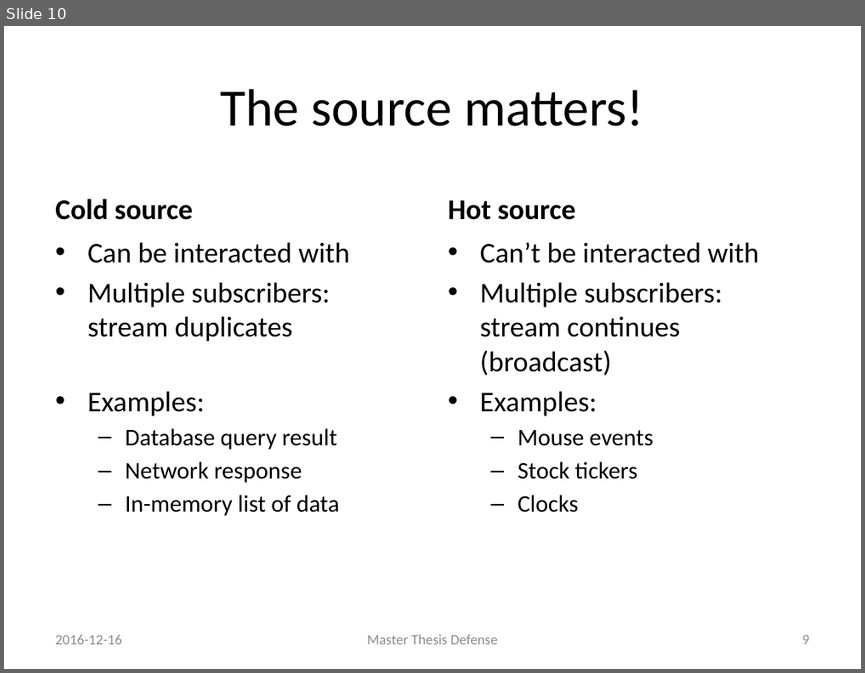
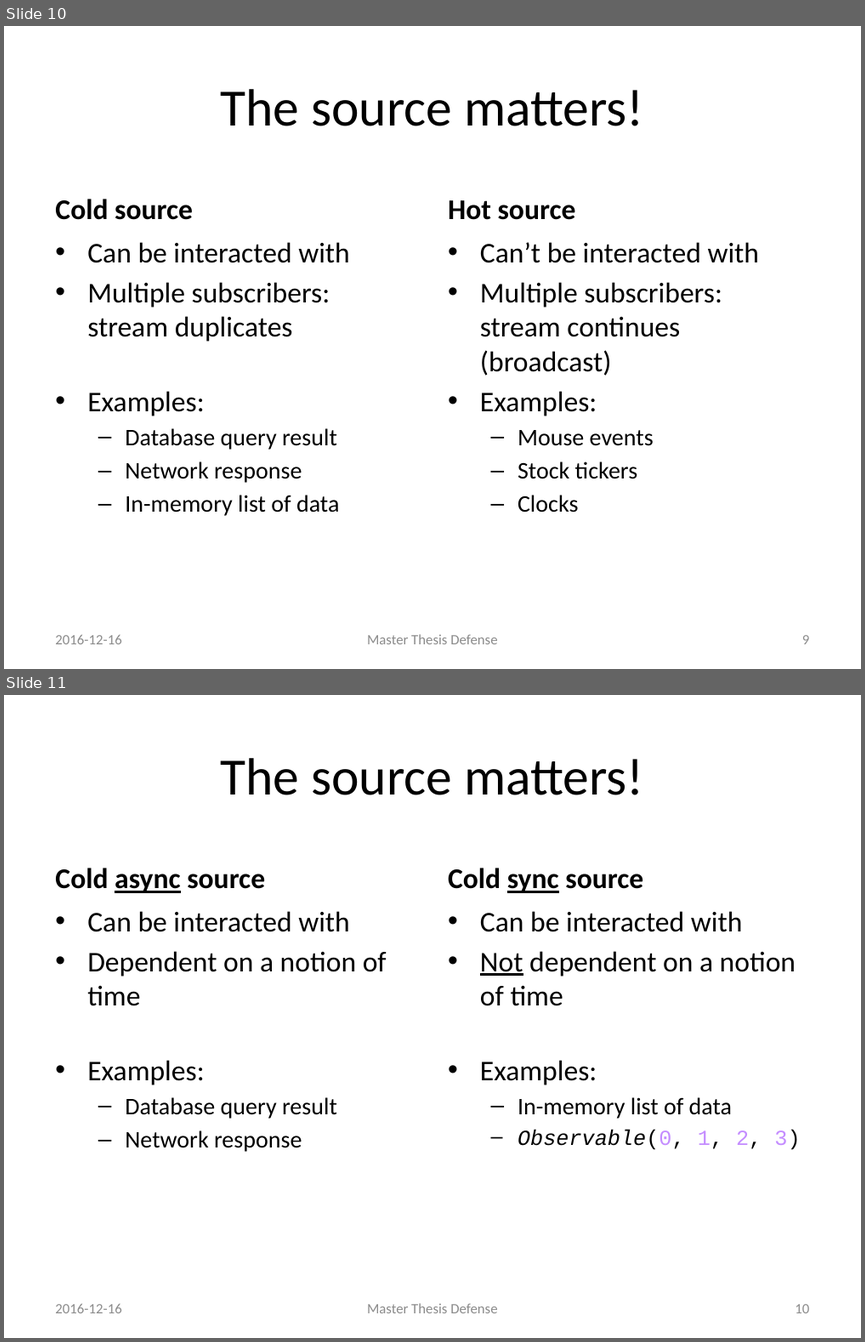
Before and after one commit to rvanheest/Thesis-Feedback-Control-Report-and-Presentation, a slide deck: presentation/Presentation.pptx. Shown one above the other, each under a label of ours: slide 10 before the commit, slides 10 and 11 after it. The pictures are 865x673 and 865x1342 pixels, drawn with LibreOffice and Linux fonts; fonts in the diff are those of the drawing. Boxes give left, top, right and bottom in pixels: in the first picture for what was removed or moved away, otherwise in the second. Text is boxed around its words. In the diff, an @@ line names an element or a change of style, - is before the commit and + after.

```diff
--- a/presentation/Presentation.pptx
+++ b/presentation/Presentation.pptx
@@ slide 11 added at bbox=[4, 695, 861, 1338], background #FFFFFF @@
@@ title added at bbox=[220, 758, 644, 795], 44 pt, text #000000 @@
+The source matters!
@@ text added at bbox=[55, 868, 265, 893], 24 pt, text #000000, bold @@
+Cold async source
@@ text added at bbox=[448, 868, 643, 893], 24 pt, text #000000, bold @@
+Cold sync source
@@ text added at bbox=[87, 911, 386, 1151], 24 pt, text #000000 @@
+• Can be interacted with
+• Dependent on a notion of time
+• Examples:
+  – Database query result
+  – Network response
@@ text added at bbox=[480, 911, 800, 1150], 24 pt, text #000000 @@
+• Can be interacted with
+• Not dependent on a notion of time
+• Examples:
+  – In-memory list of data
+  – Observable(0, 1, 2, 3)
@@ text added at bbox=[55, 1304, 121, 1313], 12 pt, text #8C8C8C @@
+2016-12-16
@@ text added at bbox=[367, 1303, 497, 1313], 12 pt, text #8C8C8C @@
+Master Thesis Defense
@@ page number added at bbox=[794, 1304, 809, 1313], 12 pt, text #8C8C8C @@
+10
```
Also in this commit, not shown: 8 slides changed, 2 other slides added, 3 slides removed, 4 other files.
